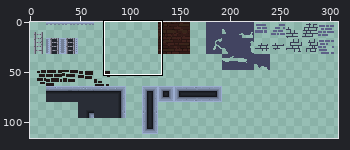
Pixel-art file -- art/tiles.aseprite. Above: a wide view before the commit, with the close-up outlined.
Close-up. Before the edit:
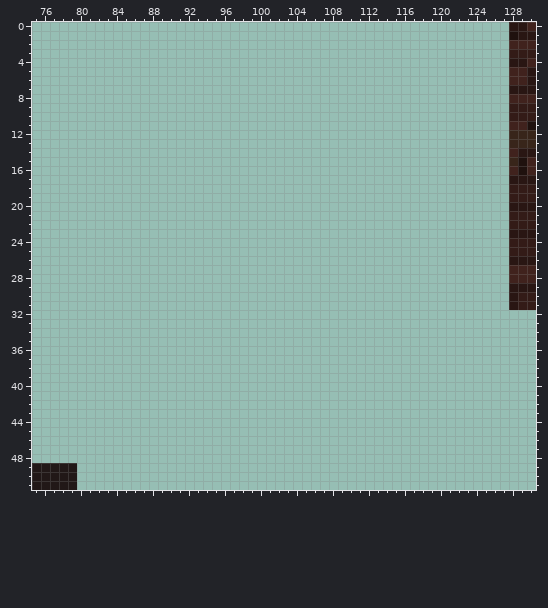
512x512 pixels, 1 frame. Colours within 5 levels of each other are drawn and written as one. Shown: x 75..130, y 0..51. The wide view leaves out empty margins.
Now the later version:
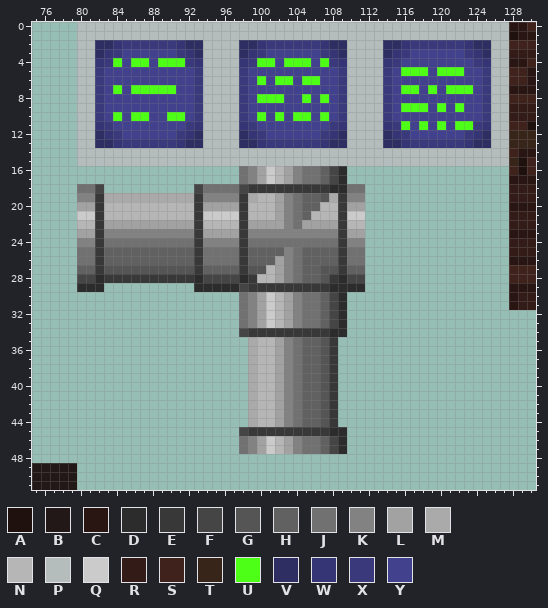
Palette (. is transparent): A #1f110e  B #211817  C #291613  D #2c2c2c  E #383838  F #454545  G #555555  H #616161  J #717171  K #828282  L #a2a2a2  M #aaaaaa  N #b6b6b6  P #b4bdbc  Q #cbcbcb  R #331b17  S #40221d  T #38251a  U #4dff16  V #2e2e63  W #353575  X #39397b  Y #41418d
The edit:
Changed rows in their new state; - is an unchanged pixel.
first column x 80:
 0 PPPPPPPPPPPPPPPPPPPPPPPPPPPPPPPPPPPPPPPPPPPPPPPP
 1 PPPPPPPPPPPPPPPPPPPPPPPPPPPPPPPPPPPPPPPPPPPPPPPP
 2 PPVVWXXXXXXWVVPPPPVVWXXXXXXWVVPPPPVVWXXXXXXWVVPP
 3 PPVWXYYYYYYXWVPPPPVWXYYYYYYXWVPPPPVWXYYYYYYXWVPP
 4 PPWXUYUUYUUUXWPPPPWXUUYUUUYUXWPPPPWXYYYYYYYYXWPP
 5 PPXYYYYYYYYYYXPPPPXYYYYYYYYYYXPPPPXYUUUYUUUYYXPP
 6 PPXYYYYYYYYYYXPPPPXYUYUUYUUYYXPPPPXYYYYYYYYYYXPP
 7 PPXYUYUUUUUYYXPPPPXYYYYYYYYYYXPPPPXYUUYUYUUUYXPP
 8 PPXYYYYYYYYYYXPPPPXYUUUYYUYUYXPPPPXYYYYYYYYYYXPP
 9 PPXYYYYYYYYYYXPPPPXYYYYYYYYYYXPPPPXYUUUYUYUYYXPP
10 PPXYUYUUYYUUYXPPPPXYUYUYUUYUYXPPPPXYYYYYYYYYYXPP
11 PPWXYYYYYYYYXWPPPPWXYYYYYYYYXWPPPPWXUYUYUYUUXWPP
12 PPVWXYYYYYYXWVPPPPVWXYYYYYYXWVPPPPVWXYYYYYYXWVPP
13 PPVVWXXXXXXWVVPPPPVVWXXXXXXWVVPPPPVVWXXXXXXWVVPP
14 PPPPPPPPPPPPPPPPPPPPPPPPPPPPPPPPPPPPPPPPPPPPPPPP
15 PPPPPPPPPPPPPPPPPPPPPPPPPPPPPPPPPPPPPPPPPPPPPPPP
16 ------------------JKLQNLKJJHFD------------------
17 ------------------JKLQNLKJJHFD------------------
18 JJF----------FJJJJFEEEEEEEEEDDJJ----------------
19 KKEMMMMMMMMMMEKKKKEMNNLKJHHGMEKK----------------
20 LLENNNNNNNNNNELLLLENNNLKJHHNNELL----------------
21 QQENNNNNNNNNNEQQQQENNNLKJHNNNEQQ----------------
22 NNELLLLLLLLLLENNNNELLLLKJLLLLENN----------------
23 LLEKKKKKKKKKKELLLLEKKKKKKKKKKELL----------------
24 KKEJJJJJJJJJJEKKKKEJJJJJJJJJJEKK----------------
25 JJEHHHHHHHHHHEJJJJEHHHHKJHHHHEJJ----------------
26 JJEHHHHHHHHHHEJJJJEHHHLKJHHHHEJJ----------------
27 HHEGGGGGGGGGGEHHHHEGGNLKJHHGGEHH----------------
28 FFDEEEEEEEEEEDFFFFDENNLKJHHGEDFF----------------
29 DDD----------DDDDDFEEEEEEEEEDDDD----------------
30 ------------------JKLQNLKJJHFD------------------
31 ------------------JKLQNLKJJHFD------------------
32 ------------------JKLQNLKJJHFD------------------
33 ------------------JKLQNLKJJHFD------------------
34 ------------------FEEEEEEEEEDD------------------
35 -------------------MNNLKJHHGE-------------------
36 -------------------MNNLKJHHGE-------------------
37 -------------------MNNLKJHHGE-------------------
38 -------------------MNNLKJHHGE-------------------
39 -------------------MNNLKJHHGE-------------------
40 -------------------MNNLKJHHGE-------------------
41 -------------------MNNLKJHHGE-------------------
42 -------------------MNNLKJHHGE-------------------
43 -------------------MNNLKJHHGE-------------------
44 -------------------MNNLKJHHGE-------------------
45 ------------------FEEEEEEEEEDD------------------
46 ------------------JKLQNLKJJHFD------------------
47 ------------------JKLQNLKJJHFD------------------
